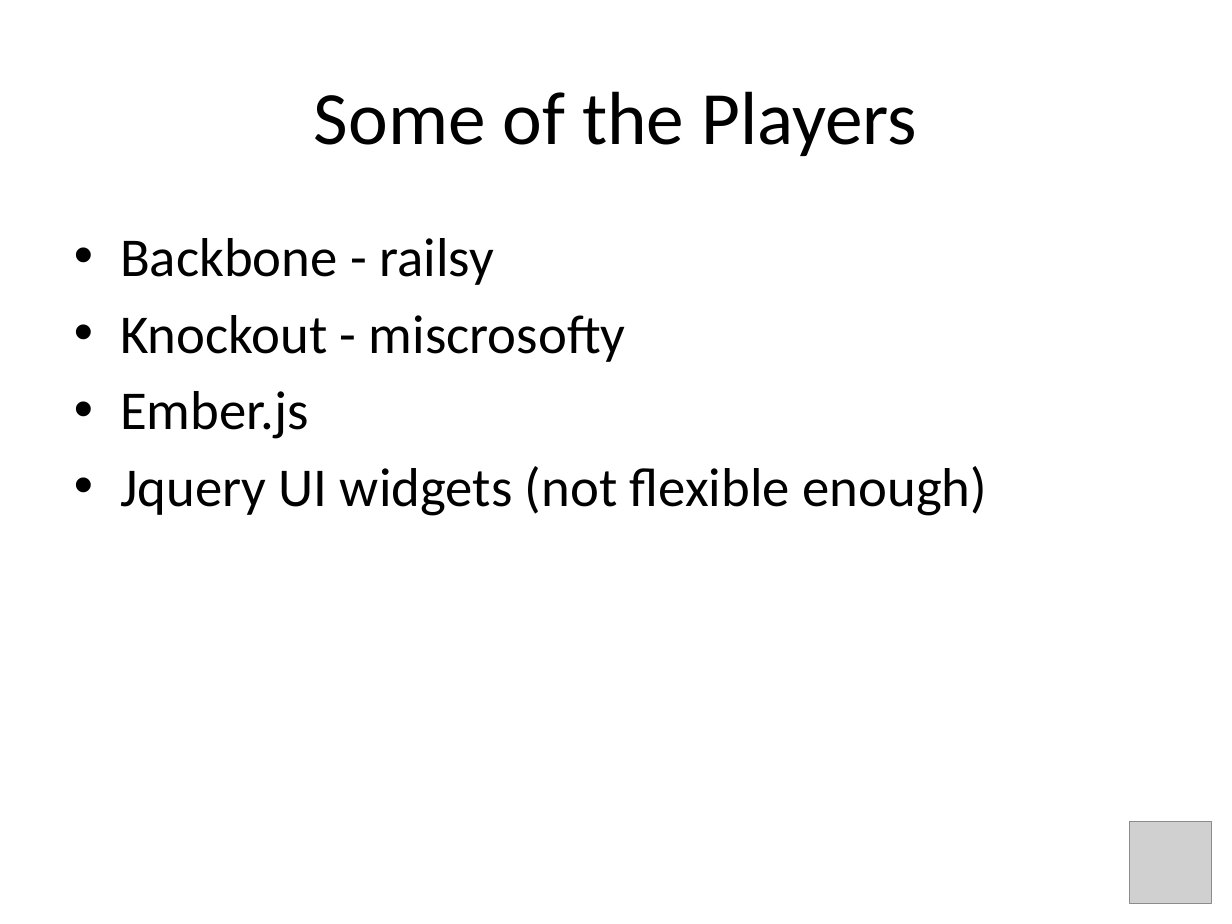
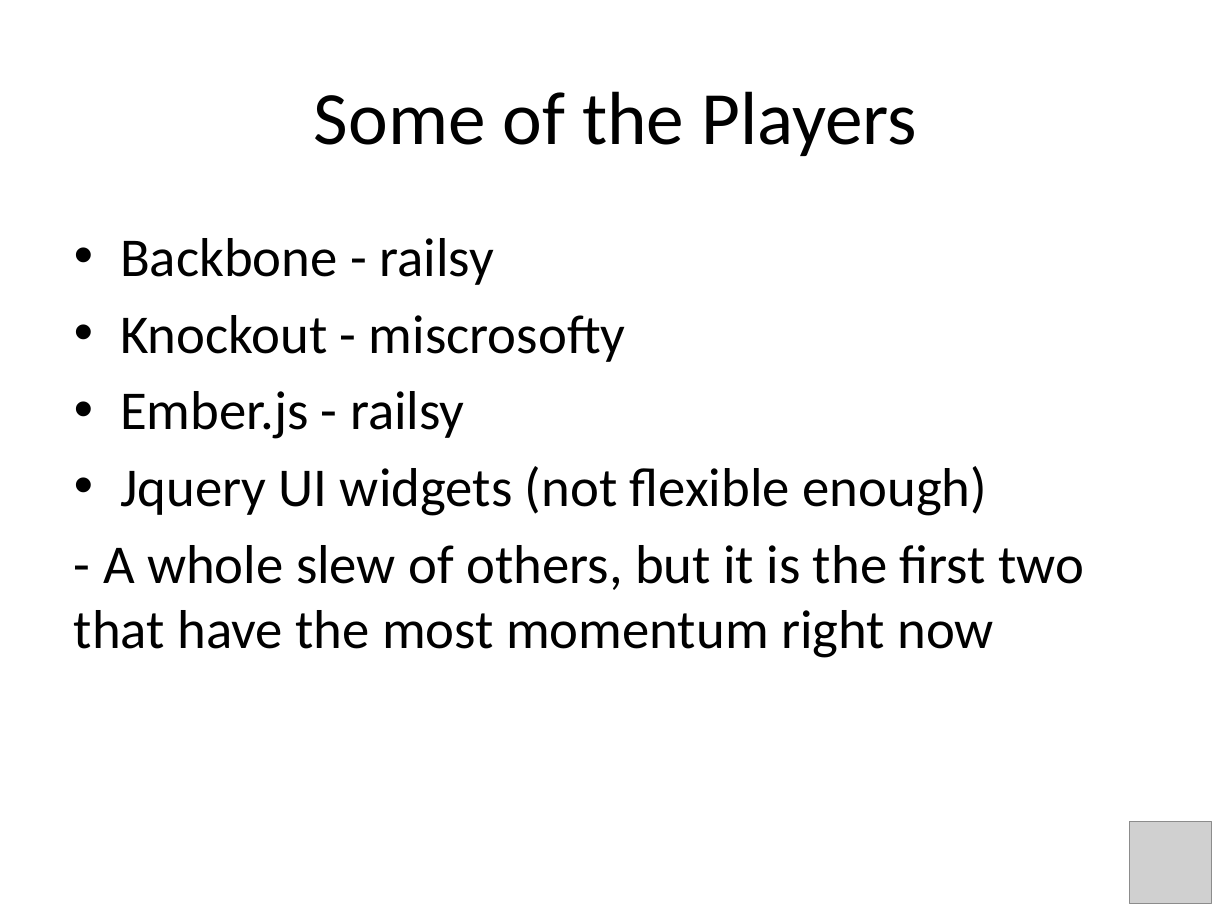
Before and after one commit to jkoynok/TechFest.BackBone, a slide deck: slide 7 of TechFest.Backbone/tf.backbone.pptx. Drawn at 1232x924 pixels with LibreOffice and Linux fonts; fonts in the diff are those of the drawing; grey boxes stand for pictures. Boxes give left, top, right and bottom in pixels: in the first picture for what was removed or moved away, otherwise in the second. Text is boxed around its words. In the diff, an @@ line names an element or a change of style, - is before the commit and + after.

```diff
--- a/TechFest.Backbone/tf.backbone.pptx
+++ b/TechFest.Backbone/tf.backbone.pptx
@@ text at (x1=120, y1=391, x2=465, y2=439): text changed @@
-• Ember.js
+• Ember.js - railsy
@@ text at (x1=74, y1=545, x2=1084, y2=658): paragraph added @@
+- A whole slew of others, but it is the first two that have the most momentum right now
```
Also in this commit, not shown: 3 other slides changed, 2 slides added.
